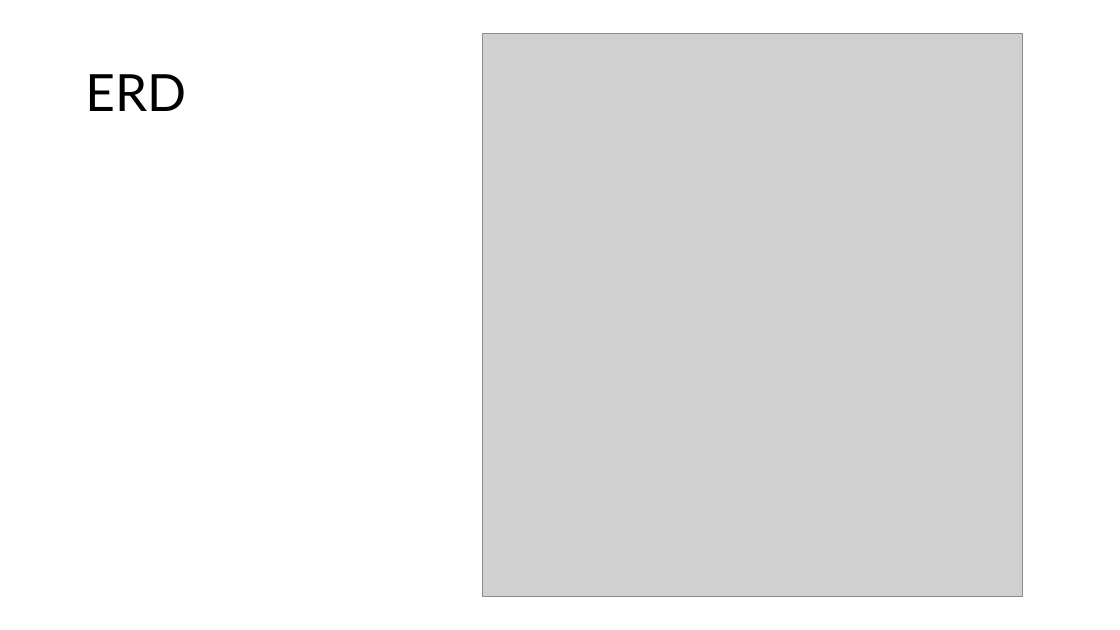
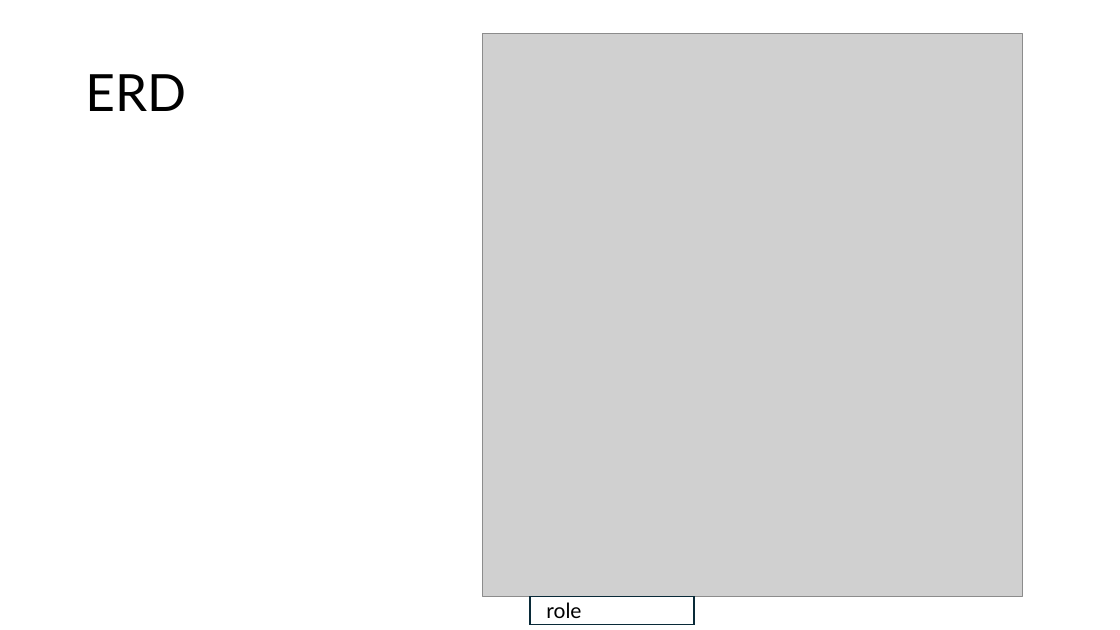
Before and after one commit to hafiz89ali/adnexio-sec-may-final-project, a slide deck: slide 7 of FP Plan.pptx (slide 6 before the commit). Drawn at 1120x630 pixels with LibreOffice and Linux fonts; fonts in the diff are those of the drawing; grey boxes stand for pictures. Boxes give left, top, right and bottom in pixels: in the first picture for what was removed or moved away, otherwise in the second. Text is boxed around its words. In the diff, an @@ line names an element or a change of style, - is before the commit and + after.

```diff
--- a/FP Plan.pptx
+++ b/FP Plan.pptx
@@ rectangle added at bbox=[530, 597, 694, 624], outline #092A39 1.5 pt @@
@@ text added at bbox=[546, 602, 581, 618], 18 pt, text #000000 @@
+role
```
Also in this commit, not shown: 1 slide added, 8 other files.
